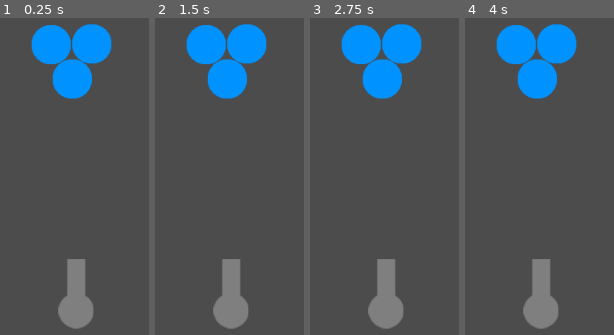
Above: before the commit, frames 1-4 (left to right).
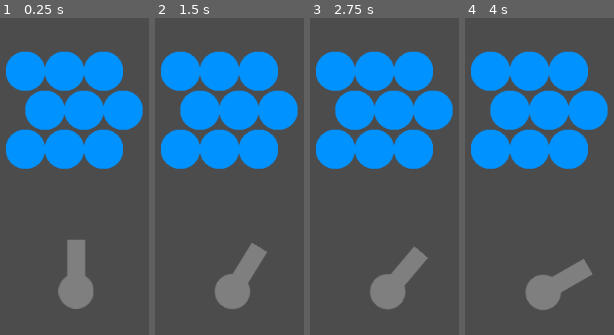
Above: after the commit, the same moments.

Repository: Demoli/Bobble
Game: Godot game, scene res://scenes/Level.tscn
Same seed, same stepped clock (60 frames per second), same inputs: the game is played once before the commit and once after it.
Inputs:
- Up to frame 1 (0.25 s): no input
- Up to frame 2 (1.5 s): tap Enter at 0.5 s; hold D (rotate_right) 0.53-1.28 s; hold A (rotate_left) from 1.28 s (still down)
- Up to frame 3 (2.75 s): release A (rotate_left) at 2.03 s; hold D (rotate_right) from 2.03 s (still down)
- Up to frame 4 (4 s): release D (rotate_right) at 3.53 s; hold A (rotate_left) from 3.53 s (still down)

The runs differ from the first frame. In frame 1, 29% of the frame differs, in the area x 4-96%, y 1-99%; in frame 2, 30%; in frame 3, 30%; in frame 4, 30%.

Commit message:
Create basic bubble grid with renderer

Diff:
--- /dev/null
+++ b/scenes/BubbleGrid.gd
@@ -0,0 +1,38 @@
+extends Node2D
+
+onready var bubble : PackedScene = load("res://scenes/Bubble.tscn")
+
+var bubble_size = 50
+
+var grid = [
+	['blue', 'blue','blue'],
+	['blue','red','green',],
+	['blue','red','green'],
+]
+
+# Declare member variables here. Examples:
+# var a = 2
+# var b = "text"
+
+# Called when the node enters the scene tree for the first time.
+func _ready():
+	draw_grid()
+
+func draw_grid():
+	for row_index in range(grid.size()):
+		var row = grid[row_index]
+		var row_odd = row_index % 2
+		for col_index in range(row.size()):
+			var col = grid[row_index][col_index]
+			var new_bubble = bubble.instance()
+			var row_y = bubble_size * (row_index + 1)
+			var col_x = bubble_size * (col_index + 1)
+
+			new_bubble.position = Vector2(col_x, row_y)
+			if row_odd:
+				 new_bubble.position.x += 25
+			add_child(new_bubble)
+
+# Called every frame. 'delta' is the elapsed time since the previous frame.
+#func _process(delta):
+#	pass
--- /dev/null
+++ b/scenes/BubbleGrid.tscn
@@ -0,0 +1,6 @@
+[gd_scene load_steps=2 format=2]
+
+[ext_resource path="res://scenes/BubbleGrid.gd" type="Script" id=1]
+
+[node name="BubbleGrid" type="Node2D"]
+script = ExtResource( 1 )
--- /dev/null
+++ b/scenes/Cannon.gd
@@ -0,0 +1,18 @@
+extends Sprite
+
+export var rotate_speed := 1
+
+# Declare member variables here. Examples:
+# var a = 2
+# var b = "text"
+
+func _ready():
+	pass # Replace with function body.
+
+func _process(delta):
+	if Input.is_action_pressed("rotate_left"):
+		rotation -= rotate_speed * delta
+	if Input.is_action_pressed("rotate_right"):
+		rotation += rotate_speed * delta
+
+	rotation_degrees = clamp(rotation_degrees, -90, 90)
--- a/scenes/Cannon.tscn
+++ b/scenes/Cannon.tscn
@@ -1,6 +1,9 @@
-[gd_scene load_steps=2 format=2]
+[gd_scene load_steps=3 format=2]
 
 [ext_resource path="res://assets/bubbles/cannon.png" type="Texture" id=1]
+[ext_resource path="res://scenes/Cannon.gd" type="Script" id=2]
 
 [node name="Cannon" type="Sprite"]
 texture = ExtResource( 1 )
+offset = Vector2( 0, -25 )
+script = ExtResource( 2 )
--- a/scenes/Level.tscn
+++ b/scenes/Level.tscn
@@ -1,18 +1,12 @@
 [gd_scene load_steps=3 format=2]
 
-[ext_resource path="res://scenes/Bubble.tscn" type="PackedScene" id=1]
-[ext_resource path="res://scenes/Cannon.tscn" type="PackedScene" id=2]
+[ext_resource path="res://scenes/Cannon.tscn" type="PackedScene" id=1]
+[ext_resource path="res://scenes/BubbleGrid.tscn" type="PackedScene" id=2]
 
 [node name="Level" type="Node2D"]
 
-[node name="Bubble" parent="." instance=ExtResource( 1 )]
-position = Vector2( 278, 156 )
+[node name="Cannon" parent="." instance=ExtResource( 1 )]
+position = Vector2( 310, 475 )
 
-[node name="Bubble3" parent="." instance=ExtResource( 1 )]
-position = Vector2( 305, 200 )
-
-[node name="Bubble2" parent="." instance=ExtResource( 1 )]
-position = Vector2( 330, 155 )
-
-[node name="Cannon" parent="." instance=ExtResource( 2 )]
-position = Vector2( 310, 475 )
+[node name="BubbleGrid" parent="." instance=ExtResource( 2 )]
+position = Vector2( 195, 140 )
